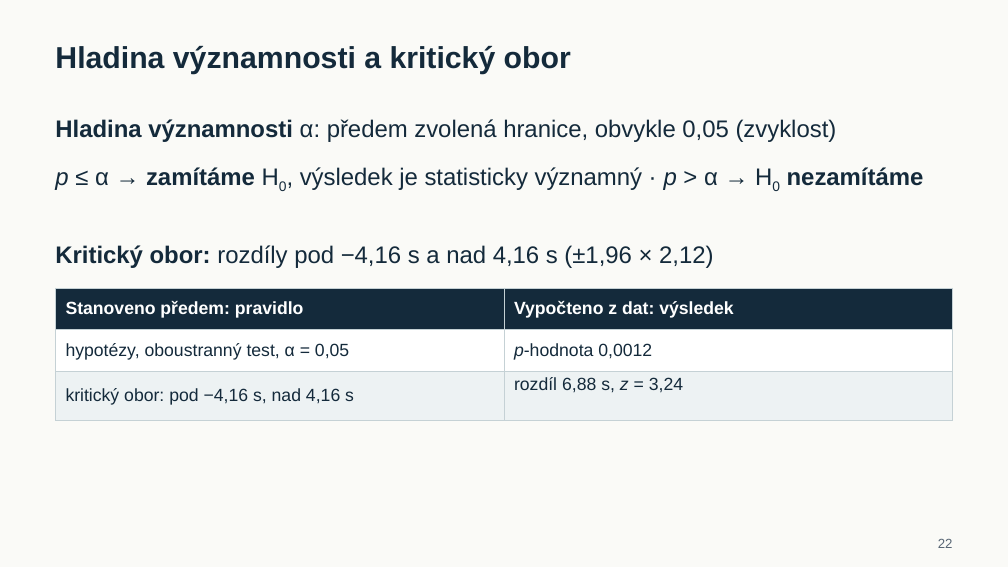
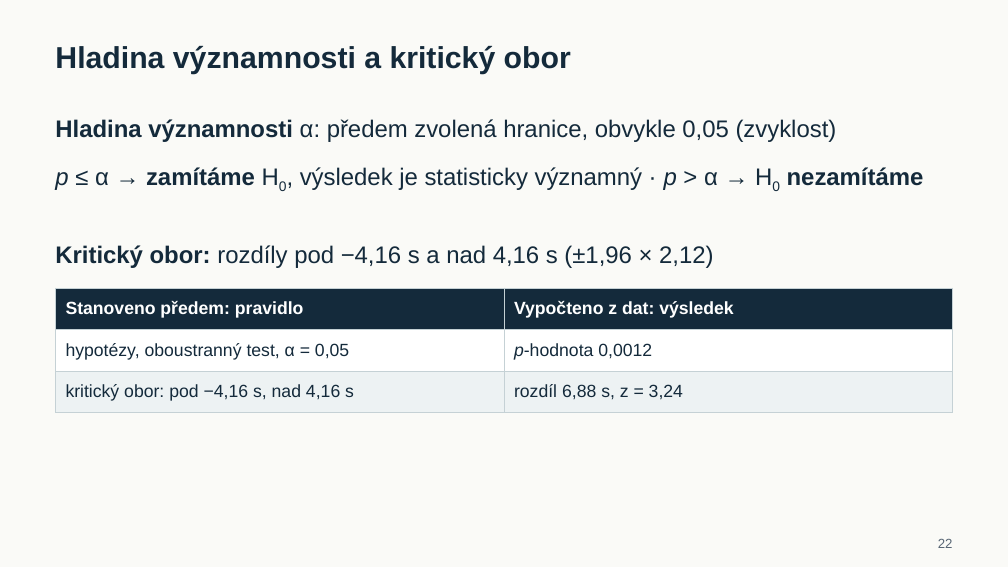
Before and after one commit to reckak/statistics-for-psychology, a slide deck: slide 22 of presentations/kapitola_06_vyberove_rozdeleni_a_testovani.pptx. Drawn at 1008x567 pixels with LibreOffice and Linux fonts; fonts in the diff are those of the drawing. Boxes give left, top, right and bottom in pixels: in the first picture for what was removed or moved away, otherwise in the second. Text is boxed around its words. In the diff, an @@ line names an element or a change of style, - is before the commit and + after.

```diff
--- a/presentations/kapitola_06_vyberove_rozdeleni_a_testovani.pptx
+++ b/presentations/kapitola_06_vyberove_rozdeleni_a_testovani.pptx
@@ table at bbox=[56, 288, 953, 412] @@
@@ italic off in "z" @@
```
Also in this commit, not shown: 9 other slides changed, 1 other file.
